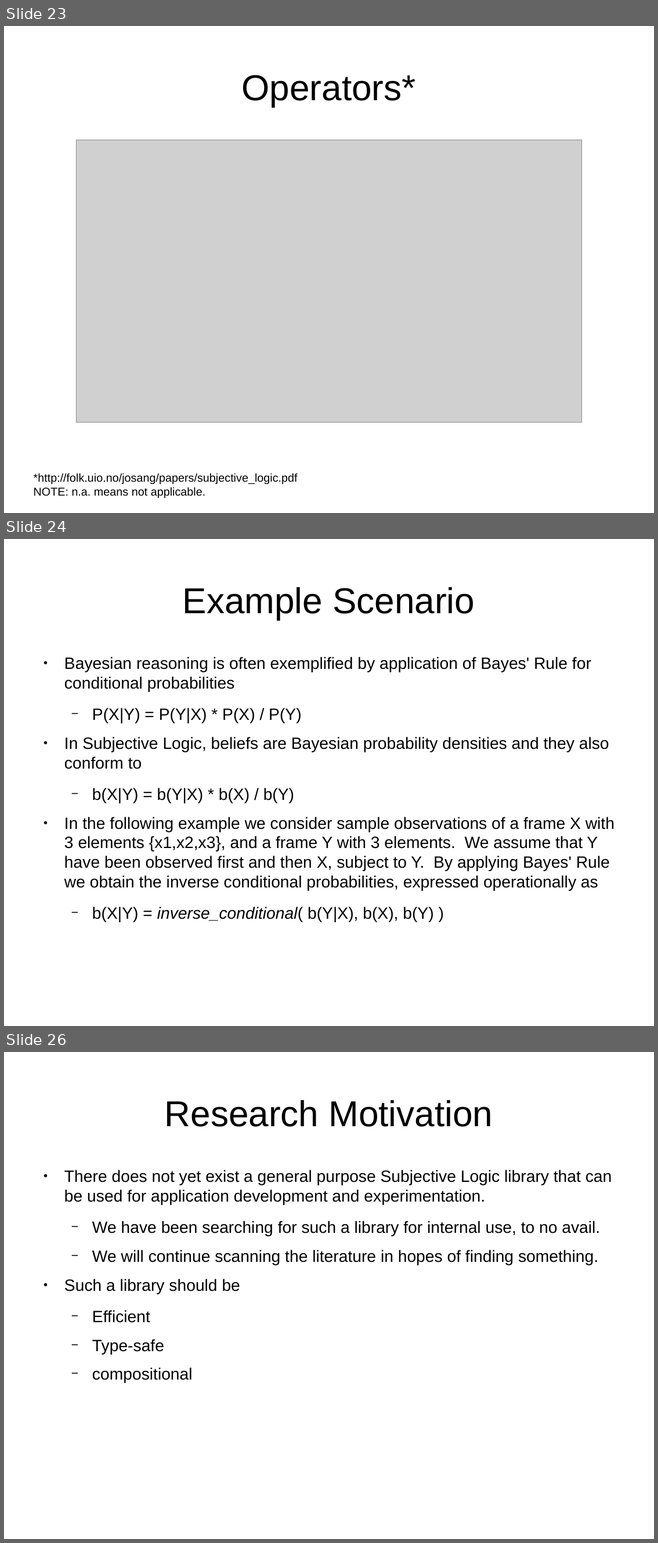
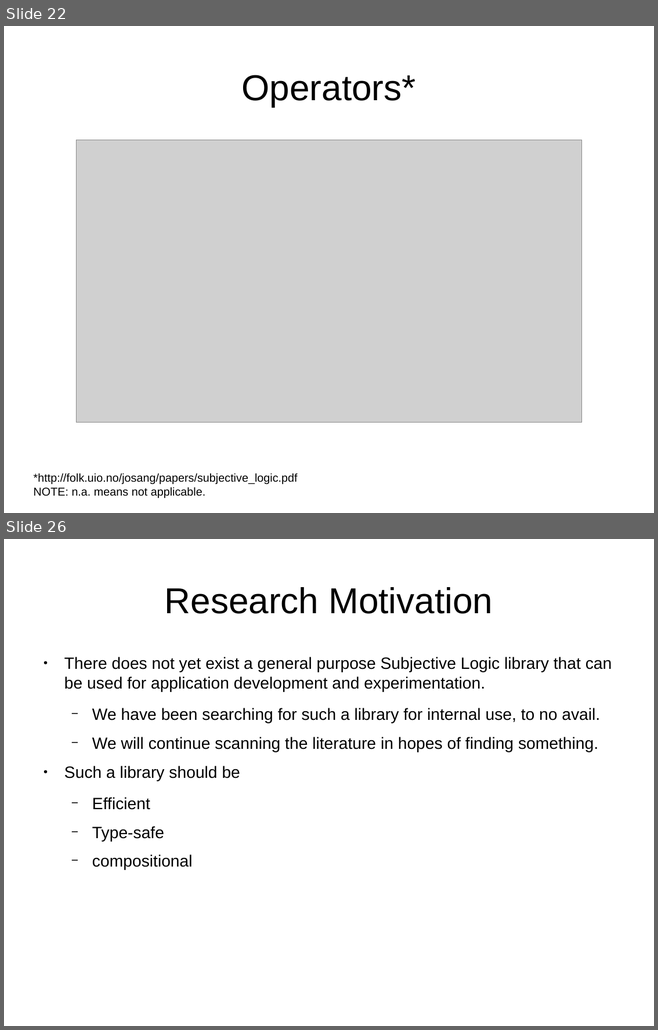
Before and after one commit to bstamour/SLHS, a slide deck: docs/proposal.odp. Shown one above the other, each under a label of ours: slides 23, 24 and 26 before the commit, slides 22 and 26 after it; the slides between them are not shown. The pictures are 658x1543 and 658x1030 pixels, drawn with LibreOffice and Linux fonts; fonts in the diff are those of the drawing; grey boxes stand for pictures. Boxes give left, top, right and bottom in pixels: in the first picture for what was removed or moved away, otherwise in the second. Text is boxed around its words. In the diff, an @@ line names an element or a change of style, - is before the commit and + after.

Commit message:
example

```diff
--- a/docs/proposal.odp
+++ b/docs/proposal.odp
@@ slide 24 removed at [4,539,654,1026], background #FFFFFF @@
@@ title removed at [183,587,474,620] @@
-Example Scenario
@@ text removed at [64,657,614,922] @@
-● Bayesian reasoning is often exemplified by application of Bayes' Rule for conditional probabilities
-  − P(X|Y) = P(Y|X) * P(X) / P(Y)
-● In Subjective Logic, beliefs are Bayesian probability densities and they also conform to
-  − b(X|Y) = b(Y|X) * b(X) / b(Y)
-● In the following example we consider sample observations of a frame X with 3 elements {x1,x2,x3}, and a frame Y with 3 elements. We assume that Y have been observed first and then X, subject to Y. By applying Bayes' Rule we obtain the inverse conditional probabilities, expressed operationally as
-  − b(X|Y) = inverse_conditional( b(Y|X), b(X), b(Y) )
@@ what was slide 23 is now slide 22 @@
```
Also in this commit, not shown: 3 slides added, 2 other slides removed.
